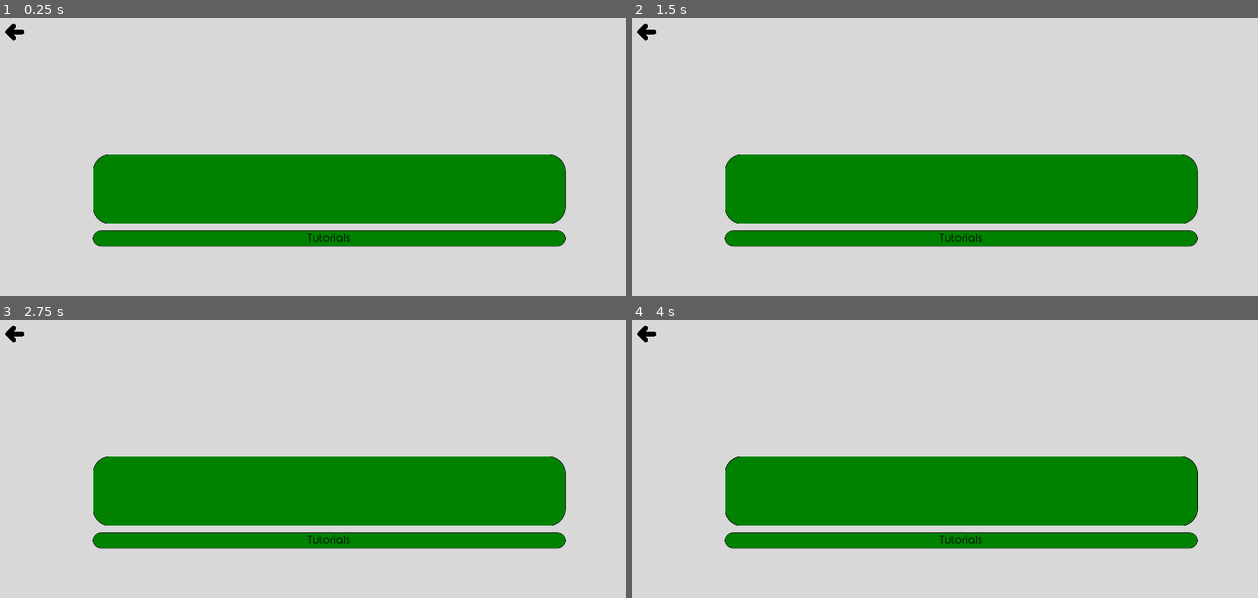
Above: before the commit, frames 1-4 (two rows, left to right).
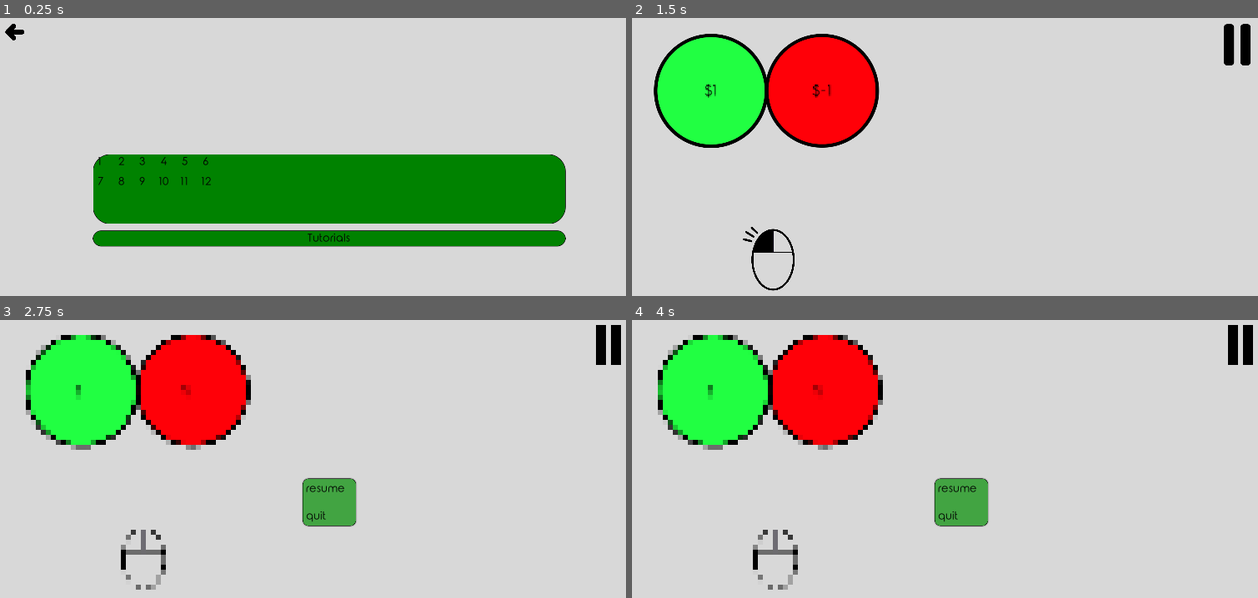
Above: after the commit, the same moments.

Repository: Inglo-Games/dollar-shuffle
Game: Godot game, scene res://scenes/lvl_menu.tscn
Same seed, same stepped clock (60 frames per second), same inputs: the game is played once before the commit and once after it. This scene is started directly instead of the project's main scene.
Inputs (mouse positions are in pixels of both pictures, inside the frame that each line leads up to):
- Up to frame 1 (0.25 s): no input
- Up to frame 2 (1.5 s): click "Tutorials" at 0.5 s; click (675, 43) at 1.27 s
- Up to frame 3 (2.75 s): click (607, 347) at 2.02 s
- Up to frame 4 (4 s): tap Enter at 2.75 s; move the mouse to (1107, 484) at 2.77 s; click (1107, 484) at 2.85 s; right-click (1107, 484) at 3.05 s; tap Space at 3.5 s; move the mouse to (826, 520) at 3.52 s; right-click (826, 520) at 3.6 s; click (826, 520) at 3.8 s

The runs differ from the first frame. In frame 1, 0.2% of the frame differs, in the area x 15-34%, y 50-61%; in frame 2, 36%; in frame 3, 36%; in frame 4, 36%, in the area x 0-100%, y 1-98%.
Error before the commit: Parse Error: The method "node_give_points" isn't declared in the current class. (res://scripts/level.gd:124)
Error after the commit: Invalid get index 'moves' (on base: 'Control (tutorial.gd)'). (res://scripts/graph.gd:48)

Commit message:
Fixing undo functions

Diff:
--- a/scripts/graph.gd
+++ b/scripts/graph.gd
@@ -28,6 +28,8 @@
 		graph_data[str(neighbor)]["value"] -= 1
 	# Add that many to node
 	graph_data[str(node)]["value"] += len(graph_data[str(node)]["conns"])
+	# Update move list
+	get_parent().moves.append(Vector2(node,-1))
 	# Force redraw of all node's UI
 	get_tree().call_group("ui_nodes", "update")
 	# Update the score label
@@ -42,6 +44,8 @@
 	# Add one to each neighbor
 	for neighbor in graph_data[str(node)]["conns"]:
 		graph_data[str(neighbor)]["value"] += 1
+	# Update move list
+	get_parent().moves.append(Vector2(node,1))
 	# Force redraw of all node's UI
 	get_tree().call_group("ui_nodes", "update")
 	# Update the score label
--- a/scripts/level.gd
+++ b/scripts/level.gd
@@ -121,9 +121,9 @@
 		var move = moves[-1]
 		# Do opposite of last move to same node
 		if (move.y == -1):
-			node_give_points(move.x)
+			graph.give_points(move.x)
 		else:
-			node_take_points(move.x)
+			graph.take_points(move.x)
 		# Remove last 2 moves (since we just added another one)
 		moves.remove(len(moves)-1)
 		moves.remove(len(moves)-1)
